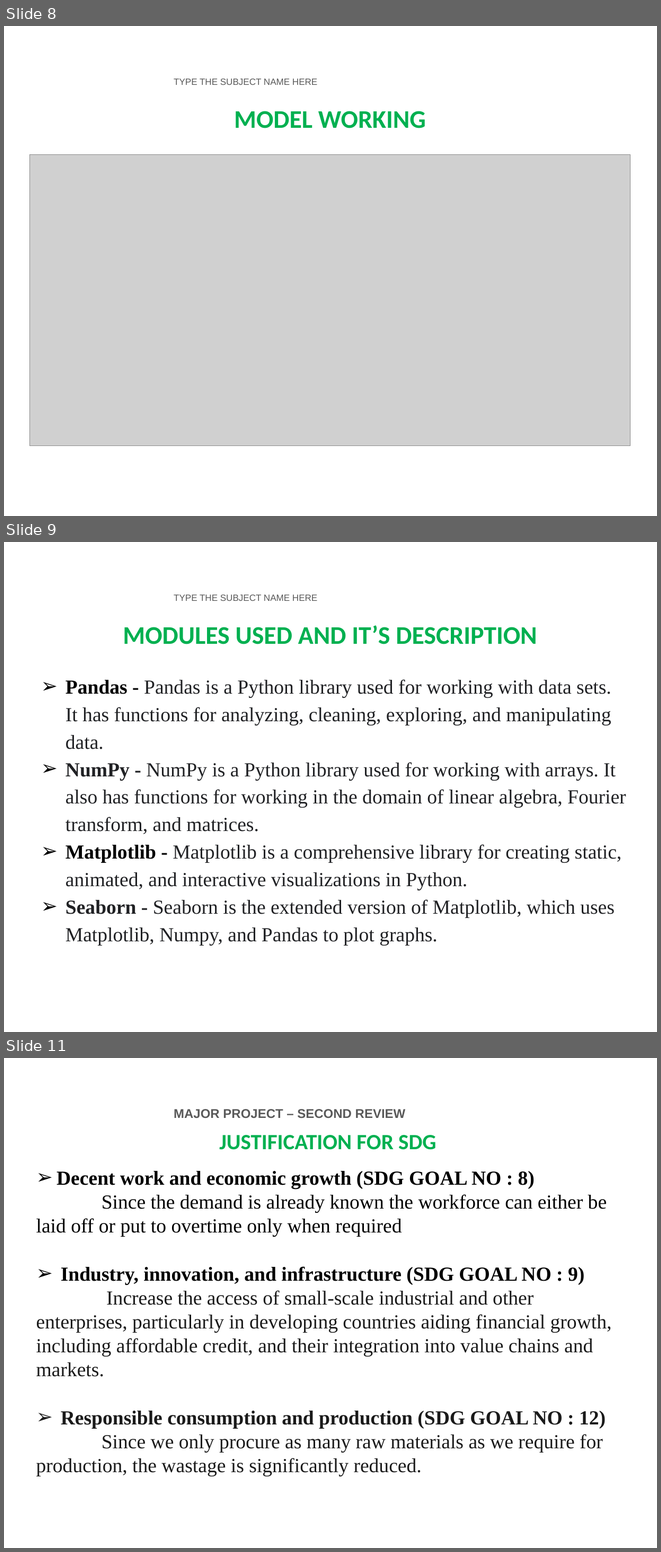
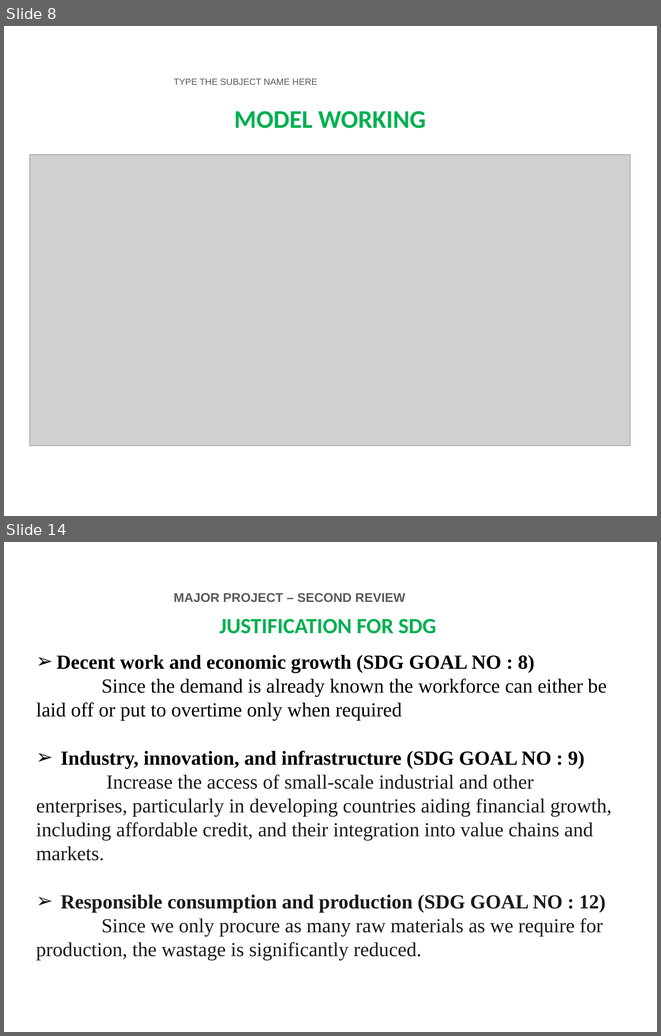
Before and after one commit to 24tarun/UG-project-Demand-Forecasting, a slide deck: FINAL_YEAR_PROJECT_PPT.pptx. Shown one above the other, each under a label of ours: slides 8, 9 and 11 before the commit, slides 8 and 14 after it; the slides between them are not shown. The pictures are 661x1552 and 661x1036 pixels, drawn with LibreOffice and Linux fonts; fonts in the diff are those of the drawing; grey boxes stand for pictures; background and template pictures are left out. Boxes give left, top, right and bottom in pixels: in the first picture for what was removed or moved away, otherwise in the second. Text is boxed around its words. In the diff, an @@ line names an element or a change of style, - is before the commit and + after.

```diff
--- a/FINAL_YEAR_PROJECT_PPT.pptx
+++ b/FINAL_YEAR_PROJECT_PPT.pptx
@@ slide 9 removed at (x1=4, y1=542, x2=657, y2=1032), background picture (left out); not listed: 2 template elements that a slide beside it also shows @@
@@ text removed at (x1=123, y1=625, x2=537, y2=644) @@
-MODULES USED AND IT’S DESCRIPTION
@@ text removed at (x1=65, y1=679, x2=626, y2=945) @@
-➢ Pandas - Pandas is a Python library used for working with data sets. It has functions for analyzing, cleaning, exploring, and manipulating data.
-➢ NumPy - NumPy is a Python library used for working with arrays. It also has functions for working in the domain of linear algebra, Fourier transform, and matrices.
-➢ Matplotlib - Matplotlib is a comprehensive library for creating static, animated, and interactive visualizations in Python.
-➢ Seaborn - Seaborn is the extended version of Matplotlib, which uses Matplotlib, Numpy, and Pandas to plot graphs.
@@ what was slide 11 is now slide 14 @@
```
Also in this commit, not shown: 4 slides changed, 5 slides added, 1 other slide removed, 4 other files.
